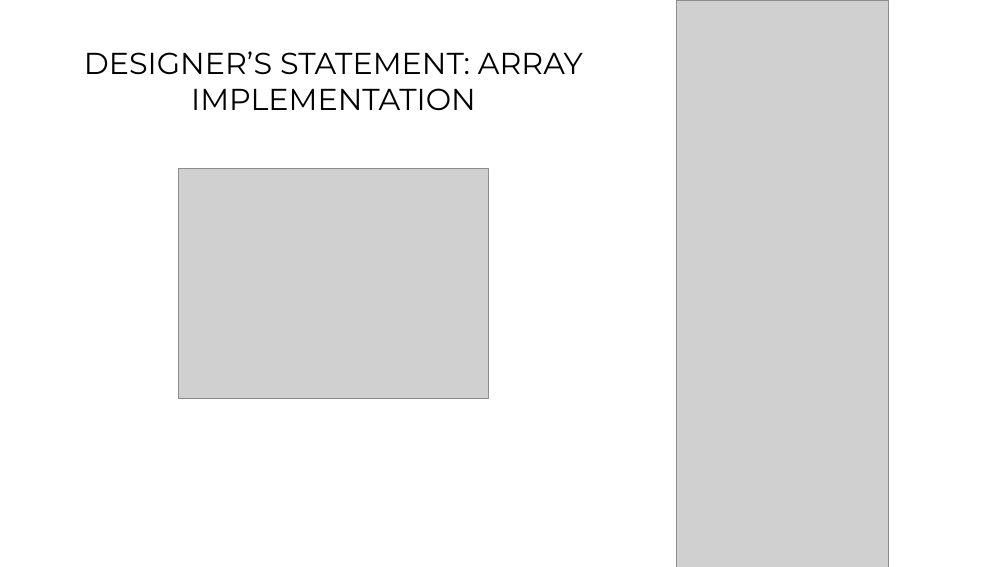
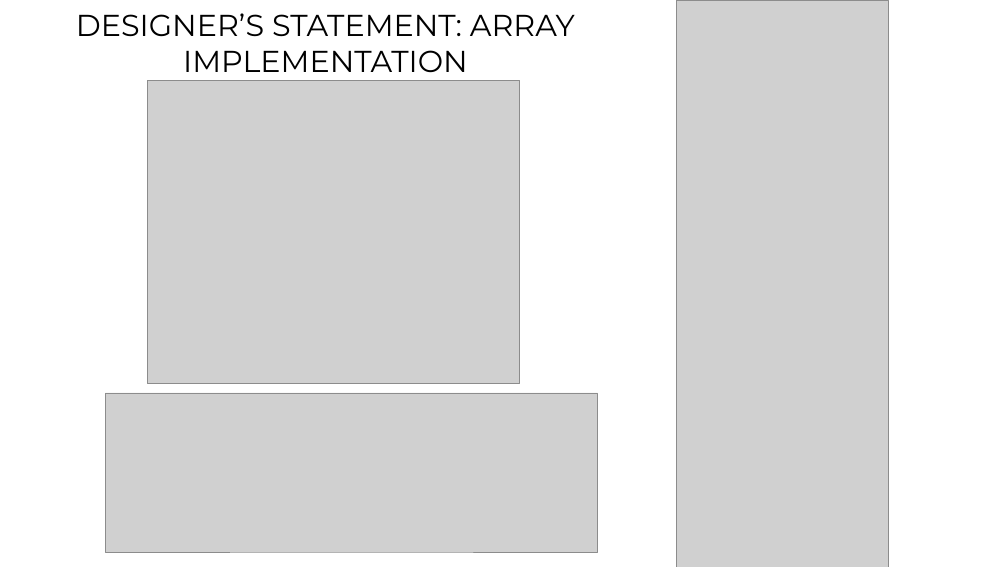
Before and after one commit to nozzyFTW/DailyChessPuzzle, a slide deck: slide 14 of Individual Digital solution.pptx. Drawn at 1008x567 pixels with LibreOffice and Linux fonts; fonts in the diff are those of the drawing; grey boxes stand for pictures. Boxes give left, top, right and bottom in pixels: in the first picture for what was removed or moved away, otherwise in the second. Text is boxed around its words. In the diff, an @@ line names an element or a change of style, - is before the commit and + after.

```diff
--- a/Individual Digital solution.pptx
+++ b/Individual Digital solution.pptx
@@ title "DESIGNER’S STATEMENT: ARRAY IMPLEMENTATION": place and size @@
-title "DESIGNER’S STATEMENT: ARRAY IMPLEMENTATION" at box(84, 51, 583, 111)
+title "DESIGNER’S STATEMENT: ARRAY IMPLEMENTATION" at box(76, 13, 575, 73)
@@ picture: place and size @@
-picture at box(178, 169, 488, 398)
+picture at box(147, 80, 520, 383)
@@ picture added at box(106, 393, 598, 552) @@
```
Also in this commit, not shown: 5 other slides changed, 1 slide added, 15 other files.
